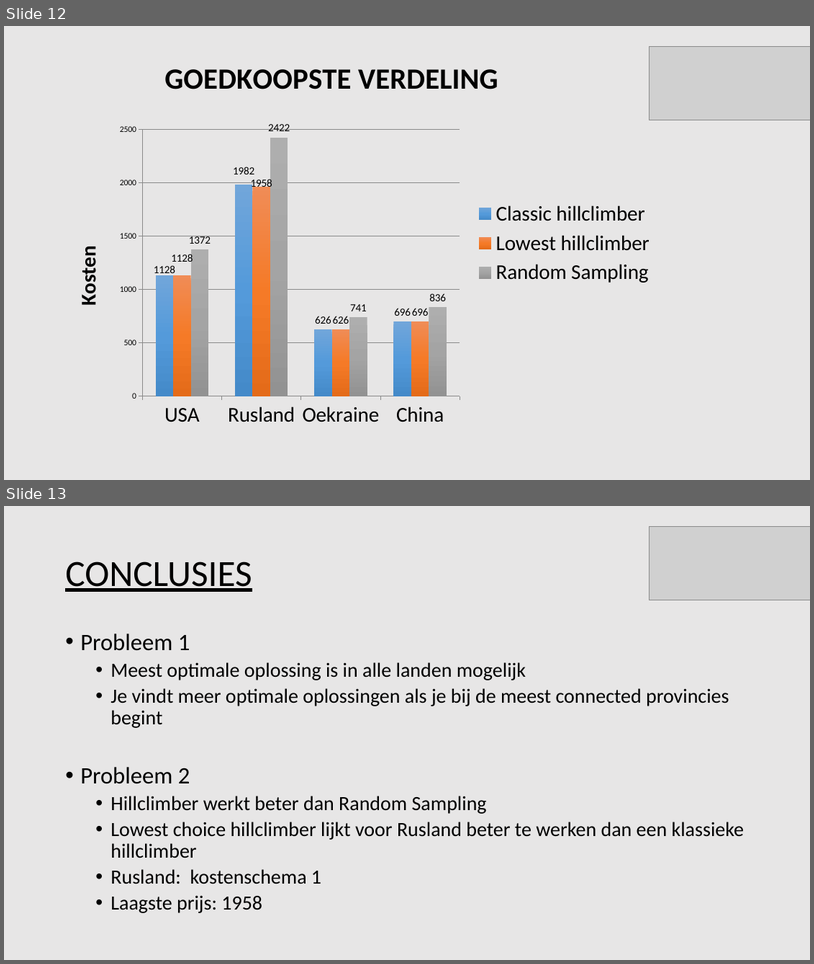
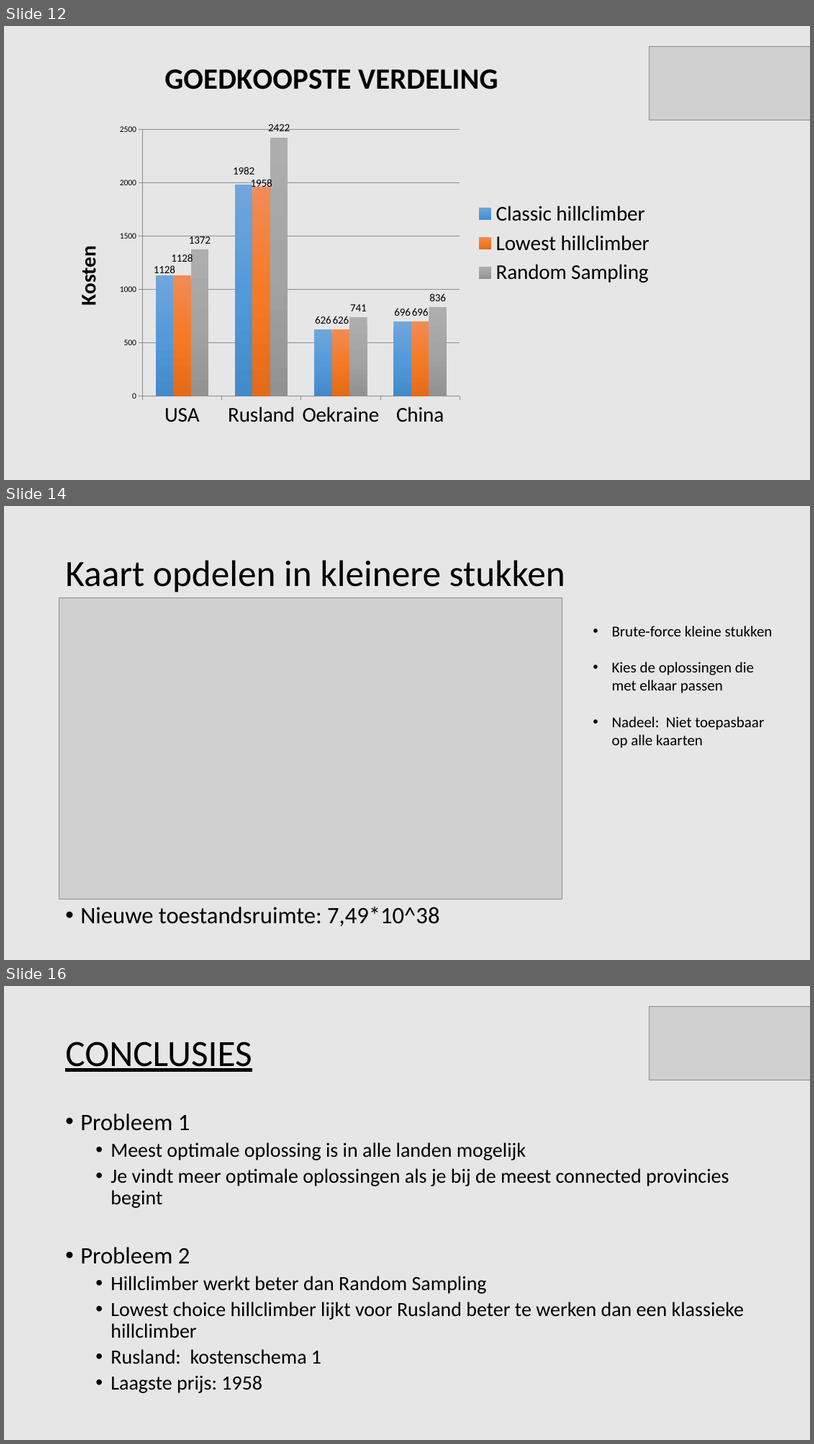
Before and after one commit to Tomttaw/Radio-Russia, a slide deck: eindpresentatie.pptx. Shown one above the other, each under a label of ours: slides 12 and 13 before the commit, slides 12, 14 and 16 after it; the slides between them are not shown. The pictures are 814x964 and 814x1444 pixels, drawn with LibreOffice and Linux fonts; fonts in the diff are those of the drawing; grey boxes stand for pictures. Boxes give left, top, right and bottom in pixels: in the first picture for what was removed or moved away, otherwise in the second. Text is boxed around its words. In the diff, an @@ line names an element or a change of style, - is before the commit and + after.

```diff
--- a/eindpresentatie.pptx
+++ b/eindpresentatie.pptx
@@ slide 14 added at <box>4,506,810,960</box>, background #E7E6E6 @@
@@ title added at <box>65,560,566,592</box>, 44 pt, text #000000 @@
+Kaart opdelen in kleinere stukken
@@ picture added at <box>59,597,563,898</box> @@
@@ text added at <box>612,626,773,748</box>, 18 pt, text #000000 @@
+• Brute-force kleine stukken
+• Kies de oplossingen die
+  met elkaar passen
+• Nadeel: Niet toepasbaar
+  op alle kaarten
@@ text added at <box>80,906,440,926</box>, 28 pt, text #000000 @@
+• Nieuwe toestandsruimte: 7,49*10^38
@@ what was slide 13 is now slide 16 @@
```
Also in this commit, not shown: 2 slides changed, 2 other slides added, 1 slide removed, 7 other files.
